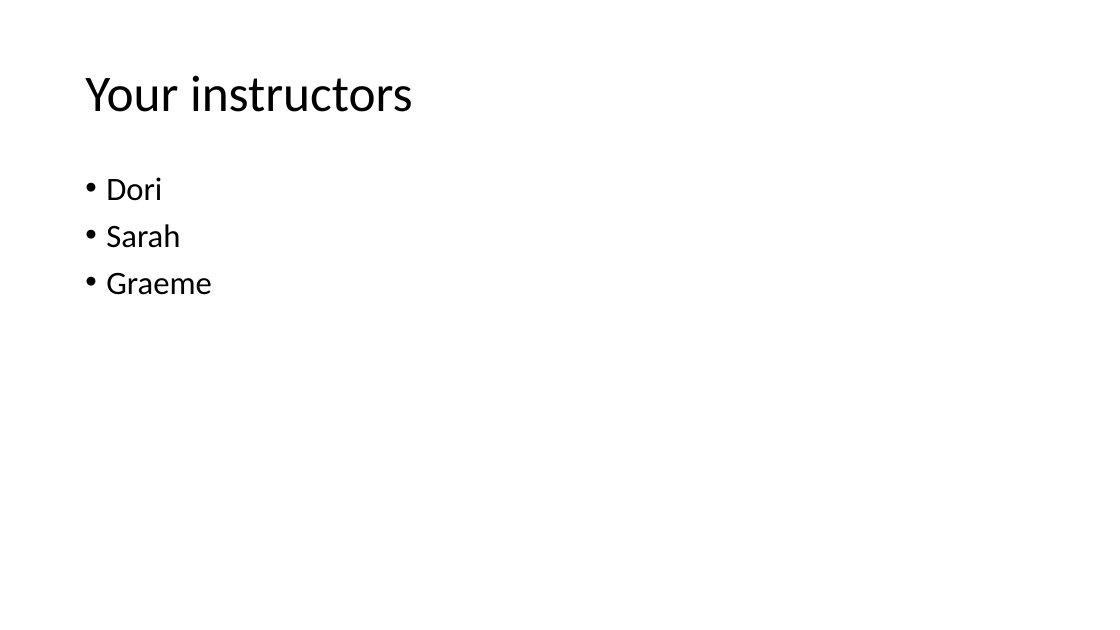
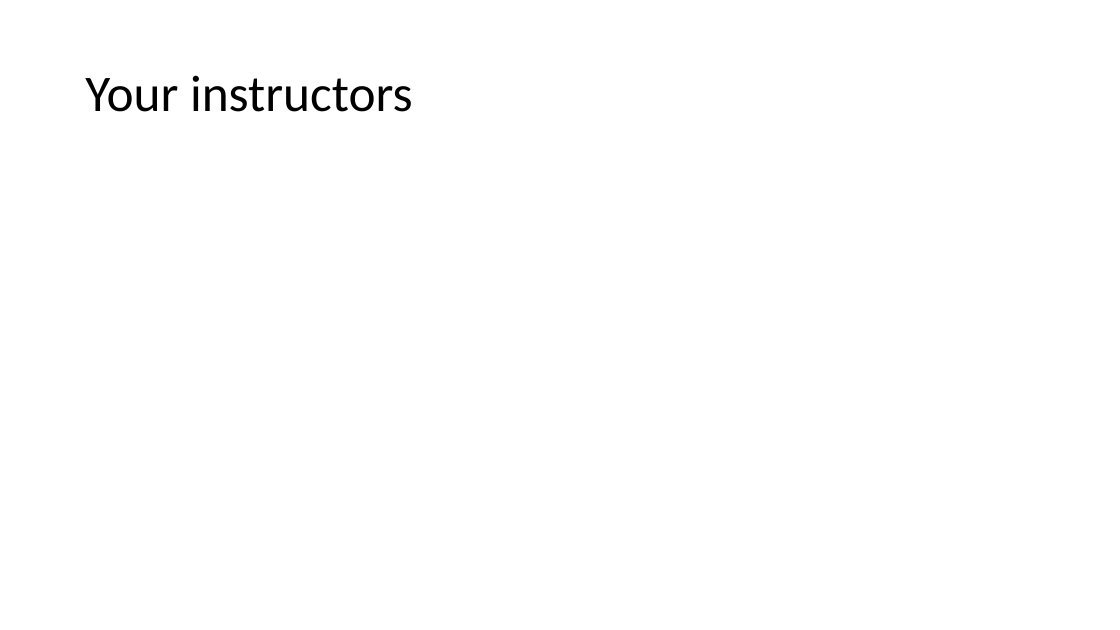
Before and after one commit to DoriMG/SN_python_course, a slide deck: slide 2 of lectures/0_introduction.pptx. Drawn at 1120x630 pixels with LibreOffice and Linux fonts; fonts in the diff are those of the drawing. Boxes give left, top, right and bottom in pixels: in the first picture for what was removed or moved away, otherwise in the second. Text is boxed around its words. In the diff, an @@ line names an element or a change of style, - is before the commit and + after.

```diff
--- a/lectures/0_introduction.pptx
+++ b/lectures/0_introduction.pptx
@@ text removed at <box>106,177,211,295</box> @@
-• Dori
-• Sarah
-• Graeme
```
Also in this commit, not shown: 1 other slide changed.
